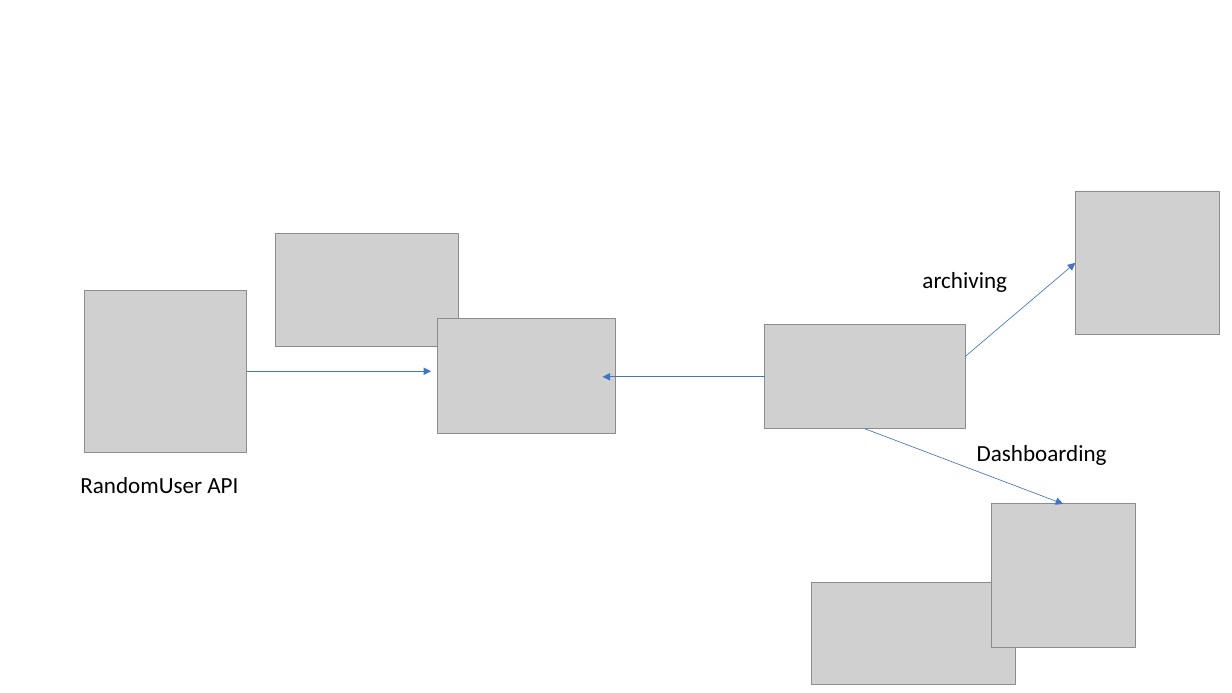
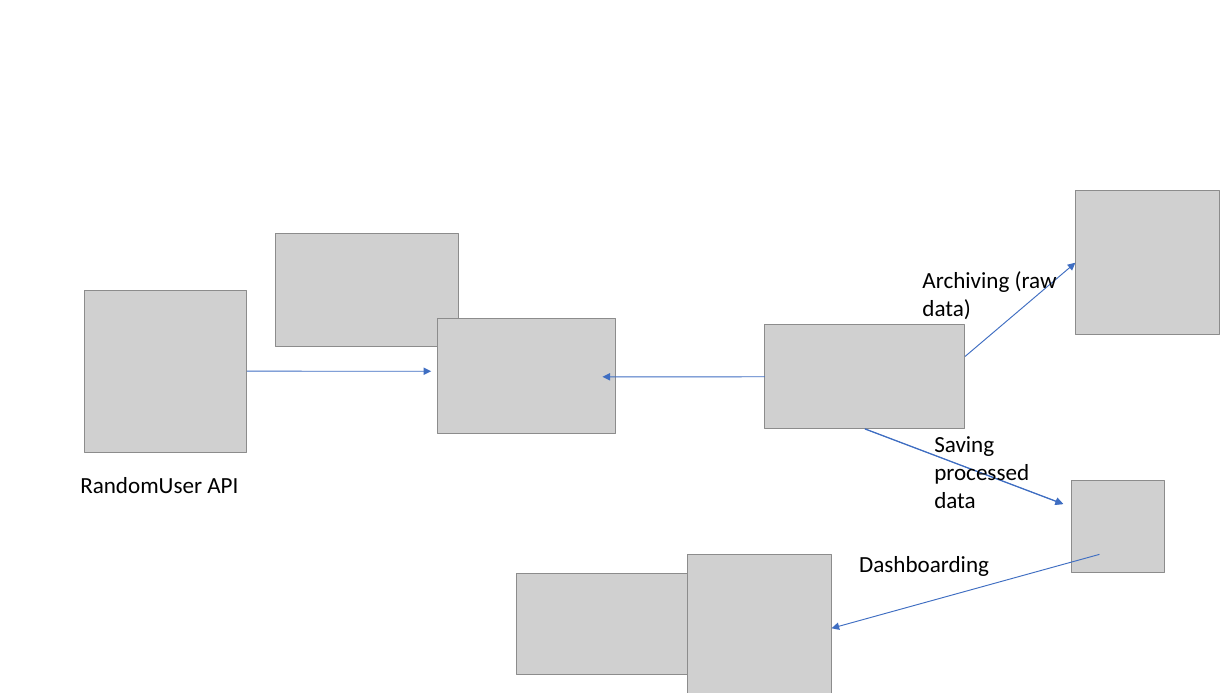
Before and after one commit to HoussemBL/RandomUserAPI_BigDataProcessing, a slide deck: slide 1 of image/Archi.pptx. Drawn at 1232x693 pixels with LibreOffice and Linux fonts; fonts in the diff are those of the drawing; grey boxes stand for pictures. Boxes give left, top, right and bottom in pixels: in the first picture for what was removed or moved away, otherwise in the second. Text is boxed around its words. In the diff, an @@ line names an element or a change of style, - is before the commit and + after.

Commit message:
superset dashboard

```diff
--- a/image/Archi.pptx
+++ b/image/Archi.pptx
@@ arrow removed from (965, 357) to (1076, 262) @@
@@ freeform shape added at (965,262,1075,356), outline #3F6FC3 0.75 pt @@
@@ text at (922,271,1057,319): text changed @@
-archiving
+Archiving (raw data)
@@ arrow removed from (247, 372) to (432, 372) @@
@@ freeform shape added at (247,372,431,372), outline #3F6FC3 0.75 pt @@
@@ arrow removed from (765, 377) to (603, 377) @@
@@ freeform shape added at (603,377,765,377), outline #3F6FC3 0.75 pt @@
@@ arrow removed from (865, 429) to (1064, 504) @@
@@ freeform shape added at (865,429,1064,504), outline #3F6FC3 0.75 pt @@
@@ freeform shape added at (865,429,1064,504), outline #3F6FC3 0.75 pt @@
@@ text added at (934,436,1029,508), 18 pt, text #000000 @@
+Saving processed data
@@ picture added at (1072,481,1165,573) @@
@@ picture: place and size @@
-picture at (992,504,1136,648)
+picture at (688,555,832,693)
@@ freeform shape added at (832,555,1100,628), outline #3F6FC3 0.75 pt @@
@@ text "Dashboarding": place and size @@
-text "Dashboarding" at (977,445,1107,465)
+text "Dashboarding" at (859,556,989,576)
@@ picture: place and size @@
-picture at (811,583,1016,685)
+picture at (517,573,721,675)
```
Also in this commit, not shown: 1 other file.
